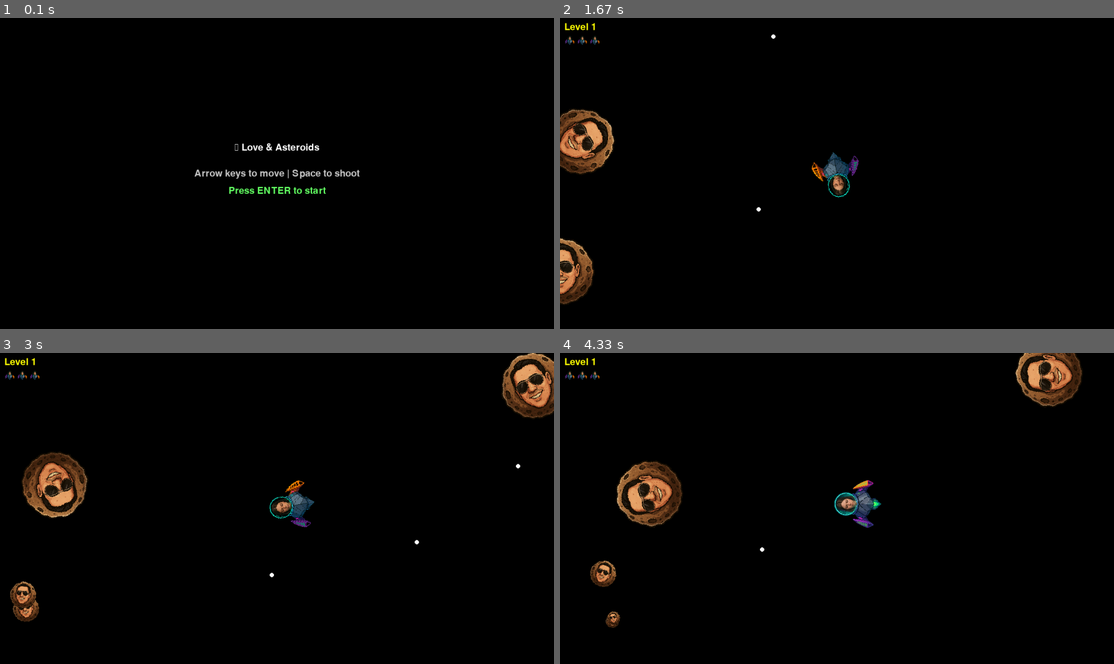
Above: before the commit, frames 1-4 (two rows, left to right).
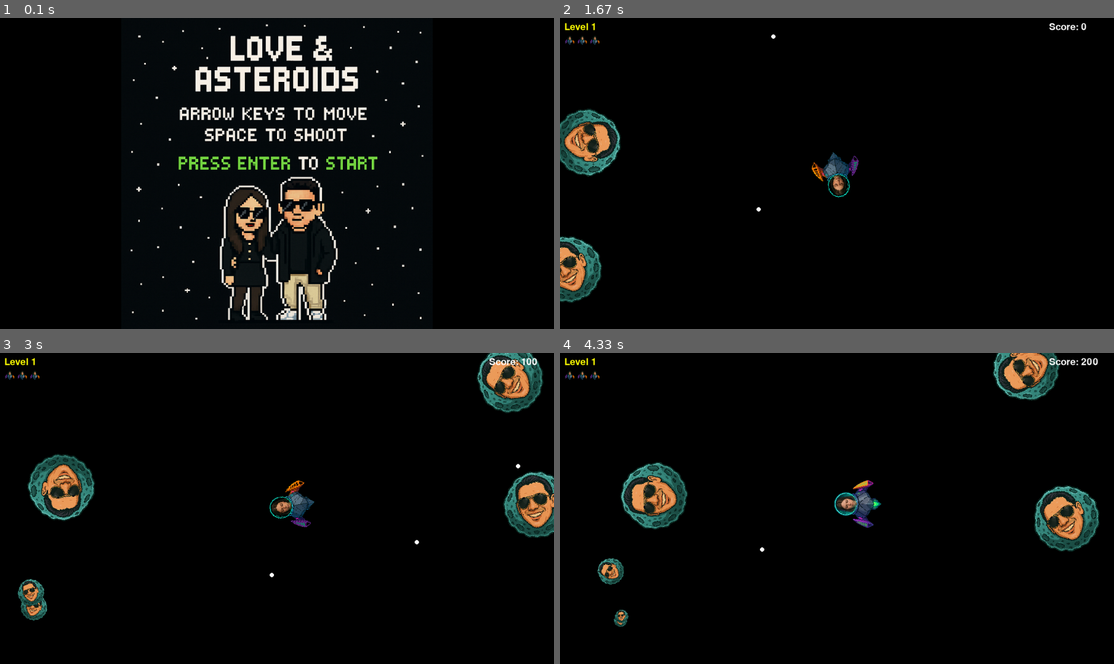
Above: after the commit, the same moments.

Repository: JCCampos8890/build_asteroids_pygame
Game: pygame game, started from main.py
The game is run twice, just before and just after one commit, with the same random seed, the same clock (stepped at 60 frames per second) and the same inputs.
Inputs:
- Up to frame 1 (0.1 s): no input
- Up to frame 2 (1.67 s): tap Enter at 0.33 s; tap Space at 0.67, 1.07, 1.37, 1.63 s; hold Left 1-1.53 s; hold Left from 1.57 s (still down)
- Up to frame 3 (3 s): tap Space at 1.93, 2.07, 2.47, 2.77 s; release Left at 1.97 s; hold Up 2-2.37 s; hold Right from 2.4 s (still down)
- Up to frame 4 (4.33 s): release Right at 3.03 s; hold Left 3.07-3.53 s; tap Space at 3.13, 3.43, 3.63, 3.93, 4.13 s; hold Right 3.57-4.03 s; hold Up from 4.07 s (still down)

The runs differ from the first frame. In frame 1, 8.7% of the frame differs, in the area x 23-77%, y 1-98%; in frame 2, 3.1%; in frame 3, 6.7%; in frame 4, 6.7%.

Commit message:
updates 3.0 better asteroid visuals mikito enemy added shoots and push player shoots get you dizzy mode with inverted controls and new dizzy visuals AI controlled

Diff:
--- a/asteroidfield.py
+++ b/asteroidfield.py
@@ -2,8 +2,8 @@
 import random
 from asteroid import Asteroid, TIERS
 from constants import *
+from enemy import Enemy
 
-# AsteroidField class that manages the spawning and updating of asteroids
 class AsteroidField(pygame.sprite.Sprite):
     edges = [
         [
@@ -12,9 +12,7 @@
         ],
         [
             pygame.Vector2(-1, 0),
-            lambda y: pygame.Vector2(
-                SCREEN_WIDTH + ASTEROID_MAX_RADIUS, y * SCREEN_HEIGHT
-            ),
+            lambda y: pygame.Vector2(SCREEN_WIDTH + ASTEROID_MAX_RADIUS, y * SCREEN_HEIGHT),
         ],
         [
             pygame.Vector2(0, 1),
@@ -22,18 +20,23 @@
         ],
         [
             pygame.Vector2(0, -1),
-            lambda x: pygame.Vector2(
-                x * SCREEN_WIDTH, SCREEN_HEIGHT + ASTEROID_MAX_RADIUS
-            ),
+            lambda x: pygame.Vector2(x * SCREEN_WIDTH, SCREEN_HEIGHT + ASTEROID_MAX_RADIUS),
         ],
     ]
 
-    def __init__(self, asteroid_group):
+    def __init__(self, asteroid_group, enemy_group, player, bullet_group):
         pygame.sprite.Sprite.__init__(self, self.containers)
         self.asteroid_group = asteroid_group
+        self.enemy_group = enemy_group
+        self.player = player
+        self.bullet_group = bullet_group
+
         self.spawn_timer = 0.0
+        self.enemy_spawn_timer = 0.0
         self.elapsed_time = 0.0
         self.level = 1
+        self.max_enemies = 3  # Mikitos
+
 
     def spawn(self, radius, position, velocity):
         asteroid = Asteroid(position.x, position.y, radius)
@@ -43,21 +46,20 @@
     def update(self, dt):
         self.spawn_timer += dt
         self.elapsed_time += dt
+        self.enemy_spawn_timer += dt
 
-        # Level up every 15 seconds
         if self.elapsed_time > self.level * 15:
             self.level += 1
-            print(f"\U0001F680 Level up! Now at level {self.level}")
+            print(f"🚀 Level up! Now at level {self.level}")
 
-        # Gradual difficulty scaling
-        spawn_rate = max(ASTEROID_SPAWN_RATE - (self.level * 0.02), 0.6)
+        spawn_rate = max((ASTEROID_SPAWN_RATE - (self.level * 0.02)) * 1.43, 0.6)
 
         if self.spawn_timer > spawn_rate:
             self.spawn_timer = 0
 
             max_asteroids = min(3 + self.level, 10)
             if len(self.asteroid_group) >= max_asteroids:
-                return  # Avoid overcrowding
+                return
 
             edge = random.choice(self.edges)
             position = edge[1](random.uniform(0, 1))
@@ -68,7 +70,6 @@
             velocity = edge[0] * speed
             velocity = velocity.rotate(random.randint(-30, 30))
 
-            # Spawn only big asteroids initially, split will create smaller
             if self.level < 3:
                 radius = 50
             elif self.level < 5:
@@ -77,3 +78,12 @@
                 radius = random.choice([50, 20, 10])
 
             self.spawn(radius, position, velocity)
+
+        # Mikito enemy spawn logic
+        if self.level >= 5 and self.enemy_spawn_timer > 6.0:
+            self.enemy_spawn_timer = 0
+
+            if len(self.enemy_group) < self.max_enemies:
+                x = random.choice([-40, SCREEN_WIDTH + 40])
+                y = random.uniform(50, SCREEN_HEIGHT - 50)
+                Enemy(x, y, self.player, self.bullet_group)
--- a/circleshape.py
+++ b/circleshape.py
@@ -4,7 +4,6 @@
 # Base class for game objects
 class CircleShape(pygame.sprite.Sprite):
     def __init__(self, x, y, radius):
-        # we will be using this later
         if hasattr(self, "containers"):
             super().__init__(self.containers)
         else:
@@ -23,7 +22,7 @@
         pass
 
     def collide(self, other):
-        # Check for collision with another CircleShape
+        # Check for collision
         distance = self.position.distance_to(other.position)
         return distance < (self.radius + other.radius)
 
--- a/constants.py
+++ b/constants.py
@@ -1,16 +1,24 @@
 # Constants for the game
+
+#Screen dimensions
 SCREEN_WIDTH = 1280
 SCREEN_HEIGHT = 720
 
+#asteroids
 ASTEROID_MIN_RADIUS = 20
 ASTEROID_KINDS = 3
 ASTEROID_SPAWN_RATE = 0.8  # seconds
 ASTEROID_MAX_RADIUS = ASTEROID_MIN_RADIUS * ASTEROID_KINDS
 
+# Player
 PLAYER_RADIUS = 30
 PLAYER_TURN_SPEED = 300
 PLAYER_SPEED = 200
 
+#player shooting
 SHOT_RADIUS = 5
 PLAYER_SHOOT_SPEED = 500
 PLAYER_SHOOT_COOLDOWN = 0.3
+
+#ohhh the misery! everyone wants to be my enemy
+ENEMY_RADIUS = 18
--- /dev/null
+++ b/enemy.py
@@ -0,0 +1,73 @@
+import pygame
+import random
+from circleshape import CircleShape
+from constants import ENEMY_RADIUS, SCREEN_WIDTH, SCREEN_HEIGHT
+
+class Enemy(CircleShape):
+    def __init__(self, x, y, player, bullet_group):
+        image = pygame.image.load("assets/mikito.png").convert_alpha()
+        diameter = ENEMY_RADIUS * 3.2
+        self.image = pygame.transform.scale(image, (int(diameter), int(diameter)))
+
+        super().__init__(x, y, diameter // 2.2)
+
+        self.player = player
+        self.bullet_group = bullet_group
+        self.speed = 40
+        self.shoot_timer = random.uniform(3.0, 5.0)
+        self.rotation = 0
+
+    def update(self, dt):
+        # Tracking logic
+        if self.player:
+            direction = self.player.position - self.position
+            if direction.length() > 0:
+                direction = direction.normalize()
+                self.position += direction * self.speed * dt
+
+                # rotate Mikito to face the player
+                self.rotation = direction.angle_to(pygame.Vector2(0, -1))
+
+        # Shooting logic
+        self.shoot_timer -= dt
+        if self.shoot_timer <= 0:
+            self.shoot()
+            self.shoot_timer = random.uniform(3.0, 5.0)
+
+        self.wrap_position()
+
+    def shoot(self):
+        direction = self.player.position - self.position
+        if direction.length() == 0:
+            return
+        direction = direction.normalize()
+        bullet = EnemyBullet(self.position.x, self.position.y, direction * 120)
+        self.bullet_group.add(bullet)
+
+    def draw(self, screen):
+        rotated_image = pygame.transform.rotate(self.image, -self.rotation)
+        rect = rotated_image.get_rect(center=(int(self.position.x), int(self.position.y)))
+        screen.blit(rotated_image, rect)
+
+
+class EnemyBullet(CircleShape):
+    def __init__(self, x, y, velocity):
+        super().__init__(x, y, 6)
+        self.velocity = velocity
+
+        # Load poop bomb image
+        self.image = pygame.image.load("assets/mikitoshot.png").convert_alpha()
+        self.image = pygame.transform.scale(self.image, (24, 24))  # Adjust if needed
+
+    def update(self, dt):
+        self.position += self.velocity * dt
+        self.wrap_position()
+
+        # Kill bullet if way off-screen
+        if (self.position.x < -50 or self.position.x > SCREEN_WIDTH + 50 or
+            self.position.y < -50 or self.position.y > SCREEN_HEIGHT + 50):
+            self.kill()
+
+    def draw(self, screen):
+        rect = self.image.get_rect(center=(int(self.position.x), int(self.position.y)))
+        screen.blit(self.image, rect)
--- a/main.py
+++ b/main.py
@@ -1,5 +1,6 @@
 import pygame
 from constants import *
+from enemy import Enemy
 from player import Player
 from asteroidfield import AsteroidField
 from asteroid import Asteroid
@@ -16,38 +17,48 @@
     explosion_sound = pygame.mixer.Sound("assets/nomanches.wav")
     gameover_sound = pygame.mixer.Sound("assets/khakha.wav")
 
-    # Set volume levels (optional)
     shoot_sound.set_volume(0.4)
     explosion_sound.set_volume(0.7)
     gameover_sound.set_volume(1.0)
 
+    # Screen setup
     screen = pygame.display.set_mode((SCREEN_WIDTH, SCREEN_HEIGHT))
     clock = pygame.time.Clock()
     font = pygame.font.SysFont(None, 32)
 
-    life_icon = pygame.image.load("assets/ship.png").convert_alpha()
+    # Lives icon
+    life_icon_raw = pygame.image.load("assets/ship.png").convert_alpha()
     icon_size = 24
-    life_icon = pygame.transform.scale(life_icon, (icon_size, icon_size))
+    life_icon = pygame.transform.scale(life_icon_raw, (icon_size, icon_size))
 
-    show_intro(screen, font)
+    # Game state
+    score = 0
+    previous_level = 1
+    explosion_cd_player = 0.0
 
     # Sprite groups
     updatable = pygame.sprite.Group()
     drawable = pygame.sprite.Group()
+    asteroids = pygame.sprite.Group()
+    shots = pygame.sprite.Group()
+    enemies = pygame.sprite.Group()
+    mikito_bullets = pygame.sprite.Group()
+
+    # Assign containers
     Player.containers = (updatable, drawable)
+    Asteroid.containers = (asteroids, updatable, drawable)
+    Shot.containers = (shots, updatable, drawable)
+    Enemy.containers = (enemies, updatable, drawable)
+    AsteroidField.containers = (updatable,)
+
+    # Initialize objects
     player = Player(SCREEN_WIDTH / 2, SCREEN_HEIGHT / 2, shoot_sound)
+    asteroid_field = AsteroidField(asteroids, enemies, player, mikito_bullets)
 
-    asteroids = pygame.sprite.Group()
-    Asteroid.containers = (asteroids, updatable, drawable)
-    AsteroidField.containers = (updatable,)
-    asteroid_field = AsteroidField(asteroids)
+    # Show intro screen
+    show_intro(screen)
 
-    shots = pygame.sprite.Group()
-    Shot.containers = (shots, updatable, drawable)
-
-    explosion_cd_player = 0.0  # Player collision sound cooldown
-
-    # Game loop
+    # Main game loop
     while True:
         dt = clock.tick(60) / 1000
         explosion_cd_player -= dt
@@ -57,37 +68,78 @@
                 return
 
         screen.fill((0, 0, 0))
+
+        # Update
+        asteroid_field.update(dt)
         updatable.update(dt)
+        mikito_bullets.update(dt)
 
-        # PLAYER vs ASTEROID
+        # Check level bonus
+        if asteroid_field.level > previous_level:
+            score += 500
+            previous_level = asteroid_field.level
+
+        # Player vs Asteroid
         for asteroid in list(asteroids):
-            if not player.invincible and player.collide(asteroid):
-                if explosion_cd_player <= 0:
-                    explosion_sound.play()
-                    explosion_cd_player = 0.5
+            if player.collide(asteroid):
+                if not player.invincible:
+                    if explosion_cd_player <= 0:
+                        explosion_sound.play()
+                        explosion_cd_player = 0.5
+                    asteroid.kill()
+                    if player.lose_life():
+                        gameover_sound.play()
+                        show_game_over(screen, font)
+                        return main()
+                else:
+                    push = player.position - asteroid.position
+                    if push.length() > 0:
+                        push.scale_to_length(5)
+                        player.position += push
 
-                if player.lose_life():
-                    gameover_sound.play()
-                    show_game_over(screen, font)
-                    return main()
+        # Mikito bullet vs Player
+        for bullet in list(mikito_bullets):
+            if player.collide(bullet):
+                player.apply_dizzy()
+                bullet.kill()
 
-        # SHOT vs ASTEROID (no sound)
+        # Shot vs Asteroid
         for shot in list(shots):
             for asteroid in list(asteroids):
                 if not shot.alive() or not asteroid.alive():
                     continue
-
                 if asteroid.collide(shot):
                     asteroid.split()
                     shot.kill()
-                    break  # prevent double collision
+                    score += 100
+                    break
 
-        # DRAW
+        # Player vs Enemy
+        for enemy in list(enemies):
+            if player.collide(enemy):
+                player.push_back_from(enemy.position)
+
+        # Shot vs Enemy
+        for shot in list(shots):
+            for enemy in list(enemies):
+                if shot.alive() and enemy.alive() and enemy.collide(shot):
+                    enemy.kill()
+                    shot.kill()
+                    score += 250
+                    break
+
+        # Draw
         for sprite in drawable:
             sprite.draw(screen)
+        for bullet in mikito_bullets:
+            bullet.draw(screen)
 
+        # HUD
         level_text = font.render(f"Level {asteroid_field.level}", True, (255, 255, 0))
         screen.blit(level_text, (10, 10))
+
+        score_text = font.render(f"Score: {score}", True, (255, 255, 255))
+        screen.blit(score_text, (SCREEN_WIDTH - 150, 10))
 
         for i in range(player.lives):
             screen.blit(life_icon, (10 + i * (icon_size + 5), 40))
--- a/player.py
+++ b/player.py
@@ -1,26 +1,27 @@
 import pygame
+import math
+from constants import *
 from circleshape import CircleShape
-from constants import PLAYER_RADIUS, PLAYER_SPEED, PLAYER_TURN_SPEED, PLAYER_SHOOT_SPEED, PLAYER_SHOOT_COOLDOWN
 from shot import Shot
 
 class Player(CircleShape):
     def __init__(self, x, y, shoot_sound):
-        # Load both idle and flame images
+        # Load images
         self.ship_img = pygame.image.load("assets/ship.png").convert_alpha()
         self.ship_flame_img = pygame.image.load("assets/shipflame.png").convert_alpha()
+        self.ship_flame_img_dizzy = pygame.image.load("assets/shipflame_dizzy.png").convert_alpha()
 
-        # Visual scale
         diameter = PLAYER_RADIUS * 4
-        self.ship_img = pygame.transform.scale(self.ship_img, (int(diameter), int(diameter)))
-        self.ship_flame_img = pygame.transform.scale(self.ship_flame_img, (int(diameter), int(diameter)))
 
-        self.image = self.ship_img  # Default image
+        self.ship_img = pygame.transform.scale(self.ship_img, (diameter, diameter))
+        self.ship_flame_img = pygame.transform.scale(self.ship_flame_img, (diameter, diameter))
+        self.ship_flame_img_dizzy = pygame.transform.scale(self.ship_flame_img_dizzy, (diameter, diameter))
 
-        # Create red-tinted versions for invincibility
+        self.image = self.ship_img
+
         self.ship_img_red = self._tint_image(self.ship_img, (255, 80, 80))
         self.ship_flame_img_red = self._tint_image(self.ship_flame_img, (255, 80, 80))
 
-        # Set collision radius to match visual size
         visual_radius = diameter // 2.1
         super().__init__(x, y, visual_radius)
 
@@ -35,8 +36,10 @@
         self.invincible = False
         self.invincibility_timer = 0.0
 
-        # Sound
         self.shoot_sound = shoot_sound
+
+        self.dizzy = False
+        self.dizzy_timer = 0.0
 
     def _tint_image(self, image, tint_color):
         tinted = image.copy()
@@ -46,38 +49,69 @@
         return tinted
 
     def draw(self, screen):
-        if self.image == self.ship_flame_img:
-            base_image = self.ship_flame_img
-            red_image = self.ship_flame_img_red
+    # Choose base flame image
+        if self.image == self.ship_flame_img or self.image == self.ship_flame_img_dizzy:
+            if self.dizzy:
+                base_image = self.ship_flame_img_dizzy
+                red_image = self._tint_image(base_image, (255, 80, 80))
+            else:
+                base_image = self.ship_flame_img
+                red_image = self.ship_flame_img_red
         else:
             base_image = self.ship_img
             red_image = self.ship_img_red
 
+        # Handle invincibility blink effect
         if self.invincible:
             blink = (pygame.time.get_ticks() // 100) % 2 == 0
             image_to_draw = red_image if blink else base_image
         else:
             image_to_draw = base_image
 
-        rotated_image = pygame.transform.rotate(image_to_draw, -self.rotation)
+        # Handle dizzy wobble
+        if self.dizzy:
+            wobble_offset = 5 * math.sin(pygame.time.get_ticks() / 100)
+            rotated_image = pygame.transform.rotate(image_to_draw, -self.rotation + wobble_offset)
+        else:
+            rotated_image = pygame.transform.rotate(image_to_draw, -self.rotation)
+
+
         rect = rotated_image.get_rect(center=(int(self.position.x), int(self.position.y)))
         screen.blit(rotated_image, rect)
+
 
     def rotate(self, dt):
         self.rotation += PLAYER_TURN_SPEED * dt
 
     def update(self, dt):
         keys = pygame.key.get_pressed()
-        self.wrap_position()
 
-        if keys[pygame.K_LEFT]:
+        # Handle dizzy effect
+        if self.dizzy:
+            self.dizzy_timer -= dt
+            if self.dizzy_timer <= 0:
+                self.dizzy = False
+
+        left = pygame.K_LEFT
+        right = pygame.K_RIGHT
+        up = pygame.K_UP
+
+        if self.dizzy:
+            left, right = right, left  # Invert controls when dizzy
+
+        if keys[left]:
             self.rotate(-dt)
-        if keys[pygame.K_RIGHT]:
+        if keys[right]:
             self.rotate(dt)
 
-        if keys[pygame.K_UP]:
+        if keys[up]:
             thrust = pygame.Vector2(0, -1).rotate(self.rotation)
             self.velocity += thrust * self.acceleration * dt
+
+        # Always assign image based on dizzy state and thrusting
+        if self.dizzy:
+            self.image = self.ship_flame_img_dizzy
+        elif keys[up]:
             self.image = self.ship_flame_img
         else:
             self.image = self.ship_img
@@ -100,6 +134,8 @@
             if self.invincibility_timer <= 0:
                 self.invincible = False
 
+        self.wrap_position()
+
     def shoot(self):
         forward = pygame.Vector2(0, -1).rotate(self.rotation)
         velocity = forward * PLAYER_SHOOT_SPEED
@@ -109,9 +145,23 @@
 
     def lose_life(self):
         self.lives -= 1
+        self.dizzy = False
+        self.dizzy_timer = 0
         if self.lives <= 0:
             return True
         else:
             self.invincible = True
             self.invincibility_timer = 2.0
             return False
+
+
+    def apply_dizzy(self, duration=3.0):
+        self.dizzy = True
+        self.dizzy_timer = duration
+        pygame.mixer.Sound("assets/iugh.wav").play()
+
+    def push_back_from(self, source_position, force=8):
+        direction = self.position - source_position
+        if direction.length() > 0:
+            direction = direction.normalize()
+            self.velocity += direction * force
--- a/screens.py
+++ b/screens.py
@@ -1,43 +1,41 @@
 import pygame
 from constants import SCREEN_WIDTH, SCREEN_HEIGHT
 
-def show_intro(screen, font):
-    screen.fill((0, 0, 0))
-    title = font.render("🚀 Love & Asteroids", True, (255, 255, 255))
-    instructions = font.render("Arrow keys to move | Space to shoot", True, (200, 200, 200))
-    prompt = font.render("Press ENTER to start", True, (100, 255, 100))
+def show_intro(screen):
+    _show_static_screen(screen, "assets/opening.png", wait_for="enter")
 
-    screen.blit(title, title.get_rect(center=(SCREEN_WIDTH/2, SCREEN_HEIGHT/2 - 60)))
-    screen.blit(instructions, instructions.get_rect(center=(SCREEN_WIDTH/2, SCREEN_HEIGHT/2)))
-    screen.blit(prompt, prompt.get_rect(center=(SCREEN_WIDTH/2, SCREEN_HEIGHT/2 + 40)))
+def show_game_over(screen, font):
+    _show_static_screen(screen, "assets/gameover.png", wait_for="r_or_q")
 
-    pygame.display.flip()
+def _show_static_screen(screen, image_path, wait_for="enter"):
+    clock = pygame.time.Clock()
+
+    # Load and scale image to fit screen
+    image = pygame.image.load(image_path).convert()
+    screen_rect = screen.get_rect()
+    img_rect = image.get_rect()
+
+    scale = min(screen_rect.width / img_rect.width, screen_rect.height / img_rect.height)
+    new_size = (int(img_rect.width * scale), int(img_rect.height * scale))
+    image = pygame.transform.scale(image, new_size)
+    img_rect = image.get_rect(center=screen_rect.center)
 
     waiting = True
     while waiting:
         for event in pygame.event.get():
             if event.type == pygame.QUIT:
                 pygame.quit(); exit()
-            elif event.type == pygame.KEYDOWN and event.key == pygame.K_RETURN:
-                waiting = False
 
-def show_game_over(screen, font):
-    screen.fill((0, 0, 0))
-    title = font.render("💥 Game Over!", True, (255, 0, 0))
-    prompt = font.render("Press R to Restart or Q to Quit", True, (255, 255, 255))
+            elif event.type == pygame.KEYDOWN:
+                if wait_for == "enter" and event.key == pygame.K_RETURN:
+                    return
+                elif wait_for == "r_or_q":
+                    if event.key == pygame.K_r:
+                        return "restart"
+                    elif event.key == pygame.K_q:
+                        pygame.quit(); exit()
 
-    screen.blit(title, title.get_rect(center=(SCREEN_WIDTH/2, SCREEN_HEIGHT/2 - 20)))
-    screen.blit(prompt, prompt.get_rect(center=(SCREEN_WIDTH/2, SCREEN_HEIGHT/2 + 30)))
-
-    pygame.display.flip()
-
-    waiting = True
-    while waiting:
-        for event in pygame.event.get():
-            if event.type == pygame.QUIT:
-                pygame.quit(); exit()
-            elif event.type == pygame.KEYDOWN:
-                if event.key == pygame.K_r:
-                    waiting = False
-                elif event.key == pygame.K_q:
-                    pygame.quit(); exit()
+        screen.fill((0, 0, 0))
+        screen.blit(image, img_rect)
+        pygame.display.flip()
+        clock.tick(60)  # prevent flickering
Binary file changed: assets/asteroid.png
Binary file added: assets/gameover.png
Binary file added: assets/mikito.png
Binary file added: assets/mikitoshot.png
Binary file added: assets/opening.png
Binary file added: assets/shipflame_dizzy.png
Not shown, changed: .DS_Store
Not shown, added: assets/iugh.wav
